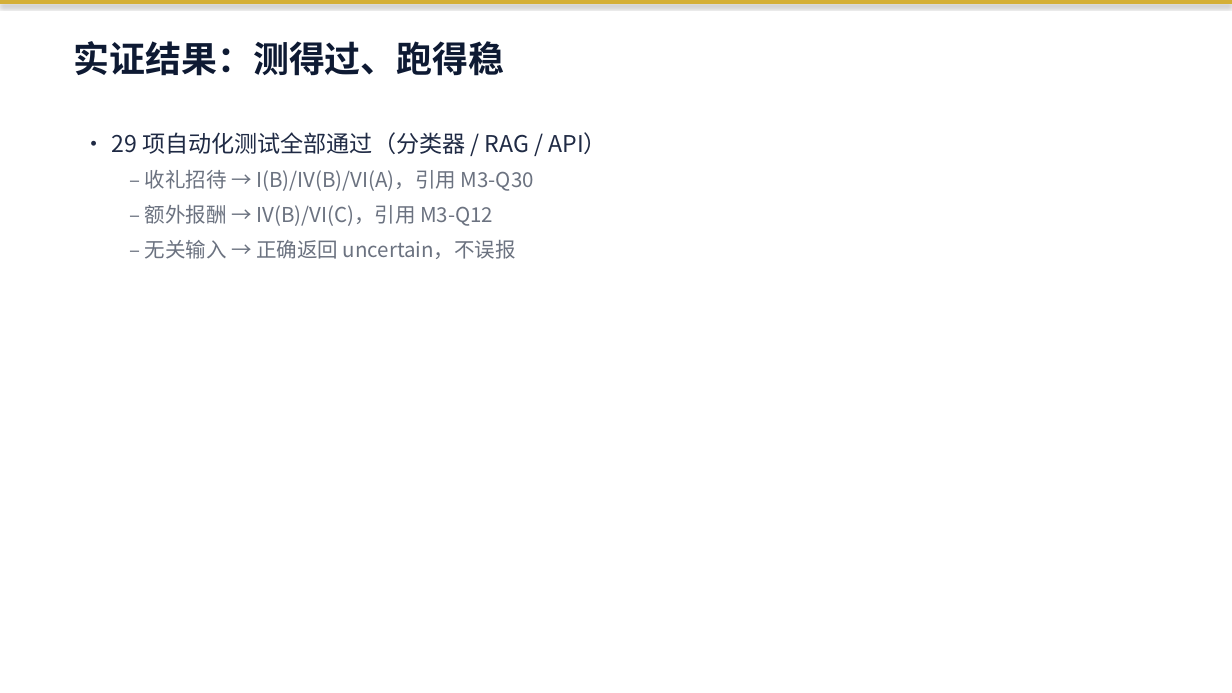
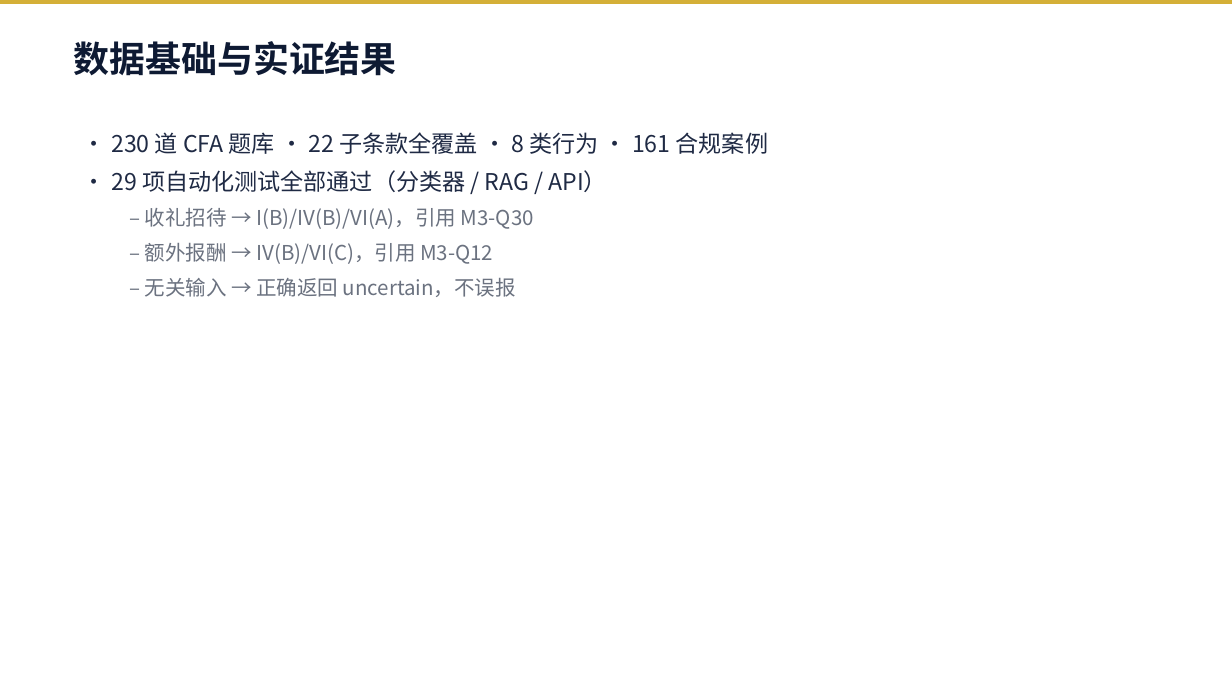
Before and after one commit to JackMA-SYSU/cfa-compliance-assistant, a slide deck: slide 11 of 商策PPT_暑假不回家队.pptx (slide 9 before the commit). Drawn at 1232x693 pixels with LibreOffice and Linux fonts; fonts in the diff are those of the drawing. Boxes give left, top, right and bottom in pixels: in the first picture for what was removed or moved away, otherwise in the second. Text is boxed around its words. In the diff, an @@ line names an element or a change of style, - is before the commit and + after.

Commit message:
feat: 重做PPT(16页)带演讲备注，覆盖5要点+改进过程+可推广性

```diff
--- a/商策PPT_暑假不回家队.pptx
+++ b/商策PPT_暑假不回家队.pptx
@@ rectangle at (x1=0, y1=0, x2=1232, y2=4): shadow off @@
@@ text at (x1=74, y1=41, x2=397, y2=76): text changed @@
-实证结果：测得过、跑得稳
+数据基础与实证结果
@@ text at (x1=111, y1=132, x2=768, y2=154): paragraph added @@
+• 230 道 CFA 题库 · 22 子条款全覆盖 · 8 类行为 · 161 合规案例
```
Also in this commit, not shown: 10 other slides changed, 5 slides added, 2 slides removed, 2 other files.
